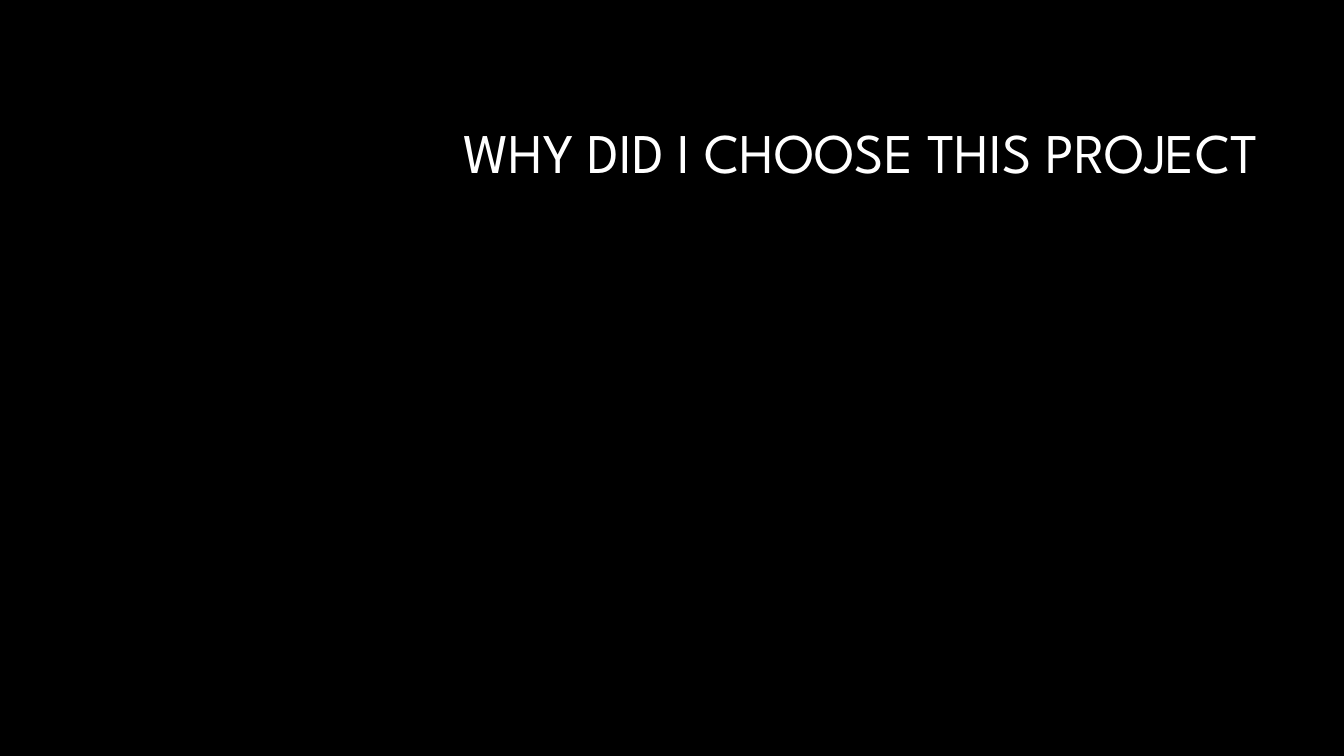
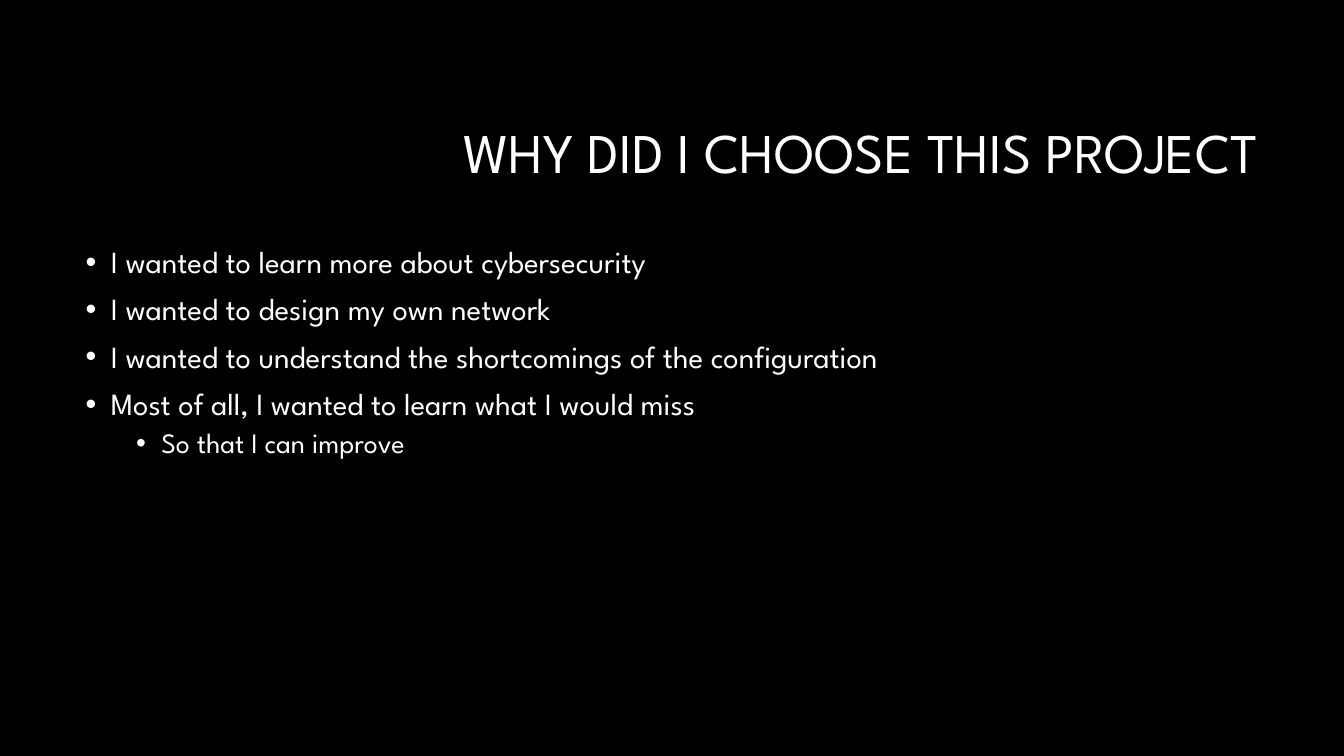
Before and after one commit to supertrey2004/Secure-Multi-Layer-Network-Project---Capstone, a slide deck: slide 3 of Docs/other/Slideshow.pptx. Drawn at 1344x756 pixels with LibreOffice and Linux fonts; fonts in the diff are those of the drawing; background and template pictures are left out. Boxes give left, top, right and bottom in pixels: in the first picture for what was removed or moved away, otherwise in the second. Text is boxed around its words. In the diff, an @@ line names an element or a change of style, - is before the commit and + after.

```diff
--- a/Docs/other/Slideshow.pptx
+++ b/Docs/other/Slideshow.pptx
@@ text added at box(111, 251, 878, 459), 22 pt, text #FFFFFF @@
+• I wanted to learn more about cybersecurity
+• I wanted to design my own network
+• I wanted to understand the shortcomings of the configuration
+• Most of all, I wanted to learn what I would miss
+  • So that I can improve
```
Also in this commit, not shown: 5 other slides changed, 3 slides added, 12 other files.
